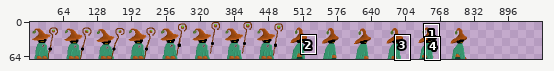
Sprite sheet -- assets/Chi.png. The picture above shows the old version from afar; the outline marks the close-up.
Close-up. Old version:
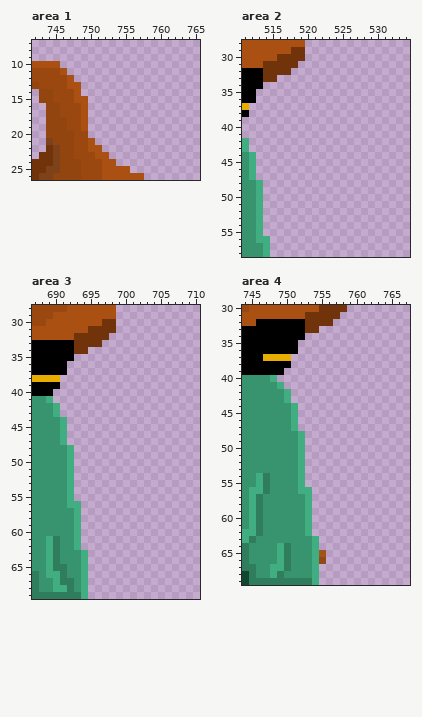
The file is 880x70 pixels. Colours within 5 levels of each other are drawn and written as one. Shown: area 1: x 742..765, y 7..26; area 2: x 511..534, y 28..58; area 3: x 687..710, y 28..69; area 4: x 744..767, y 30..69. The old version is drawn lined up with the new one, on the new canvas. The wide view leaves out empty margins. The commit also changed other parts of the picture, which this record leaves out.
New version:
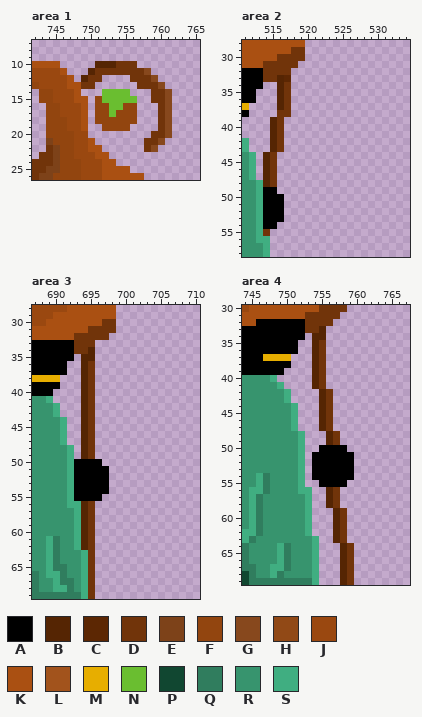
Palette (. is transparent): A #000000  B #552503  C #5c2703  D #71340a  E #7d4219  F #92450f  G #87481d  H #914916  J #9a4810  K #aa5012  L #a2531c  M #e7ae00  N #6abe30  P #114731  Q #307d5e  R #37946e  S #40ae81
Difference:
canvas 880x70 -> 960x70
Area 1:
The edit adds colour B in row 10 at x 751 to 753; in row 11 at x 750; in row 12 at x 749.
The edit adds colour D in row 10 at x 754 to 756; in row 11 at x 751 to 757; in row 12 at x 750 to 751 and 756 to 758; in row 13 at x 749 to 750 and 757 to 759; in rows 14 to 15 at x 759 to 760; in rows 16 to 19 at x 760.
The edit adds colour D in row 20 at x 759 to 760; in row 21 at x 758 to 759; in row 22 at x 758.
The edit adds colour F in row 15 at x 751; in row 16 at x 751 to 752 and 755 to 756; in row 17 at x 751 to 752 and 754 to 756; in row 18 at x 751 to 756; in row 19 at x 752 to 755.
The edit adds colour G in row 11 at x 758; in row 12 at x 759; in row 13 at x 760; in rows 14 to 20 at x 761; in row 21 at x 760; in row 22 at x 759.
The edit adds colour N in row 14 at x 752 to 755; in row 15 at x 752 to 756; in row 16 at x 753 to 754; in row 17 at x 753.
Area 2:
The edit adds colour A in row 49 at x 514 to 515; in rows 50 to 53 at x 514 to 516; in row 54 at x 514 to 515.
The edit adds colour B in rows 33 to 37 at x 516; in rows 39 to 43 at x 515; in rows 44 to 48 at x 514.
The edit adds colour C in row 33 at x 517.
The edit adds colour D in rows 34 to 37 at x 517; in row 38 at x 516 to 517; in rows 39 to 43 at x 516; in rows 44 to 48 at x 515; in row 55 at x 514.
Area 3:
The edit adds colour A in row 50 at x 693 to 696; in rows 51 to 54 at x 693 to 697; in row 55 at x 693 to 696.
The edit adds colour B in row 34 at x 695; in row 35 at x 694 to 695; in rows 36 to 49 at x 694; in rows 56 to 62 at x 694.
The edit adds colour D in rows 36 to 49 at x 695; in rows 56 to 69 at x 695.
The edit erases colour D in row 33 at x 696.
Area 4:
The edit adds colour A in row 50 at x 755 to 758; in rows 51 to 54 at x 754 to 759; in row 55 at x 755 to 758.
The edit adds colour B in row 33 at x 755; in row 34 at x 754 to 755; in rows 35 to 41 at x 754; in rows 42 to 47 at x 755; in rows 48 to 49 at x 756; in rows 56 to 58 at x 756.
The edit adds colour B in rows 59 to 63 at x 757; in rows 64 to 69 at x 758.
The edit adds colour D in rows 35 to 41 at x 755; in rows 42 to 47 at x 756; in rows 48 to 49 at x 757; in rows 56 to 58 at x 757; in rows 59 to 63 at x 758; in rows 64 to 69 at x 759.
The edit erases colour H in row 66 at x 755.
The edit erases colour L in row 65 at x 755.
